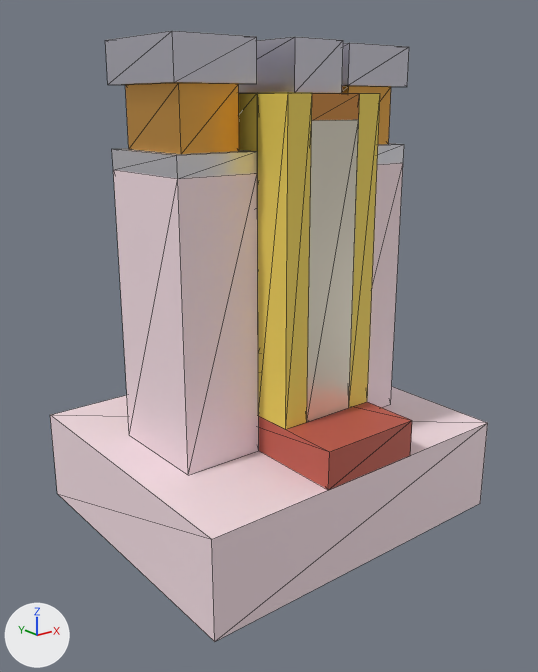
The glTF model models/ns.glb, before and after one commit.
Rendered twice from a 50 mm camera at (-124.5, -156.9, 87.8) aimed at (-1.6, -3.3, 26.4). Every picture has the same lights, and +X, +Y and +Z are marked at lower left. The older version comes first. Mesh edges are drawn as thin lines.

Script lines for the objects in view, before the commit:
```python
me_epi_source__silicon = bpy.data.meshes.new('epi_source__silicon')
me_epi_source__silicon.from_pydata(...)  # a box spanning x -36.5..-14.5, y -15.0..15.0, z 0.0..72.0
me_epi_source__silicon.materials.append(mat_silicon)  # pale pink #f9e2e9
me_gatew__tungsten = bpy.data.meshes.new('gatew__tungsten')
me_gatew__tungsten.from_pydata(...)  # a box spanning x -7.5..7.5, y -20.0..20.0, z 90.0..102.0
me_gatew__tungsten.materials.append(mat_m2___w)  # white #e0deea
me_sti__sio2 = bpy.data.meshes.new('sti__sio2')
me_sti__sio2.from_pydata(...)  # a box spanning x -14.5..14.5, y -42.0..42.0, z 0.0..10.0
me_sti__sio2.materials.append(mat_sio2)  # red #c45d4d
ob_epi_source = bpy.data.objects.new('epi_source', me_epi_source__silicon)
ob_epi_source.location = (0.0, 0.0, 0.0)
ob_gatew = bpy.data.objects.new('gatew', me_gatew__tungsten)
ob_gatew.location = (0.0, 0.0, 0.0)
ob_sti = bpy.data.objects.new('sti', me_sti__sio2)
ob_sti.location = (0.0, 0.0, 0.0)
# also in view: 'ni_source' at (-25.5, 0.0, 84.5); 'gatecap' at (0.0, 0.0, 87.0); 'spacer_source' at (-11.0, 0.0, 50.0); 'epi_drain' at (25.5, 0.0, 36.0); 'w_drain' at (25.5, 0.0, 97.0)
```
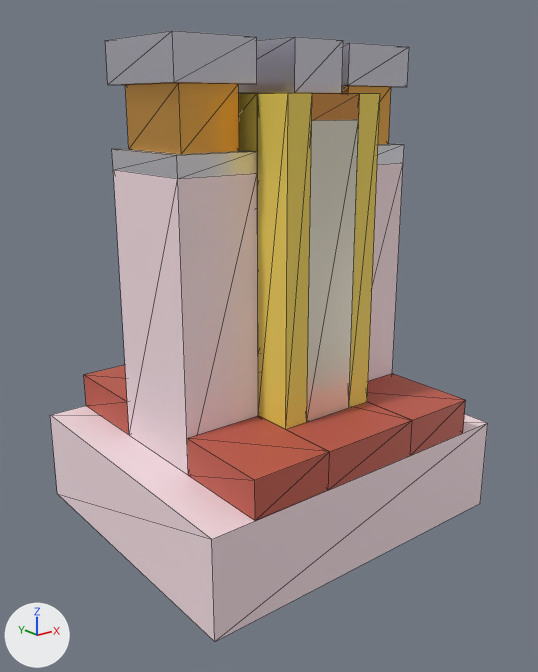
Where the change shows, as pixel boxes (x1, y1, x2, y2) in the pictures (538 x 672 px):
'sti', reshaped: before (258, 402, 412, 490); after (84, 365, 466, 521)
part 1 of me_sti__sio2, added (red): after (84, 365, 466, 521)

What changed in the scene script:
```text
Change me_sti__sio2:
    used by ob_sti; location = (0.0, 0.0, 0.0)
    remove me_sti__sio2.from_pydata(...)  # 8 vertices, 12 faces; spans x -14.5..14.5, y -42.0..42.0, z 0.0..10.0
    add me_sti__sio2.from_pydata(...)  # 32 vertices, 60 faces; spans x -36.5..36.5, y -42.0..42.0, z 0.0..10.0
    me_sti__sio2 part 1
    4 vertices are added at (-36.5, -42.0, 0.0), (-36.5, -42.0, 10.0), (-36.5, 42.0, 0.0), (-36.5, 42.0, 10.0)
    6 new vertices lie (0.0, 27.0, 0.0) away from vertices in x -36.5..14.5, y -42.0, z 0.0..10.0
    6 new vertices lie (0.0, -27.0, 0.0) away from vertices in x -36.5..14.5, y 42.0, z 0.0..10.0
    8 new vertices lie (22.0, 0.0, 0.0) away from vertices in x 14.5, y -42.0..42.0, z 0.0..10.0
    48 new faces join them
```
